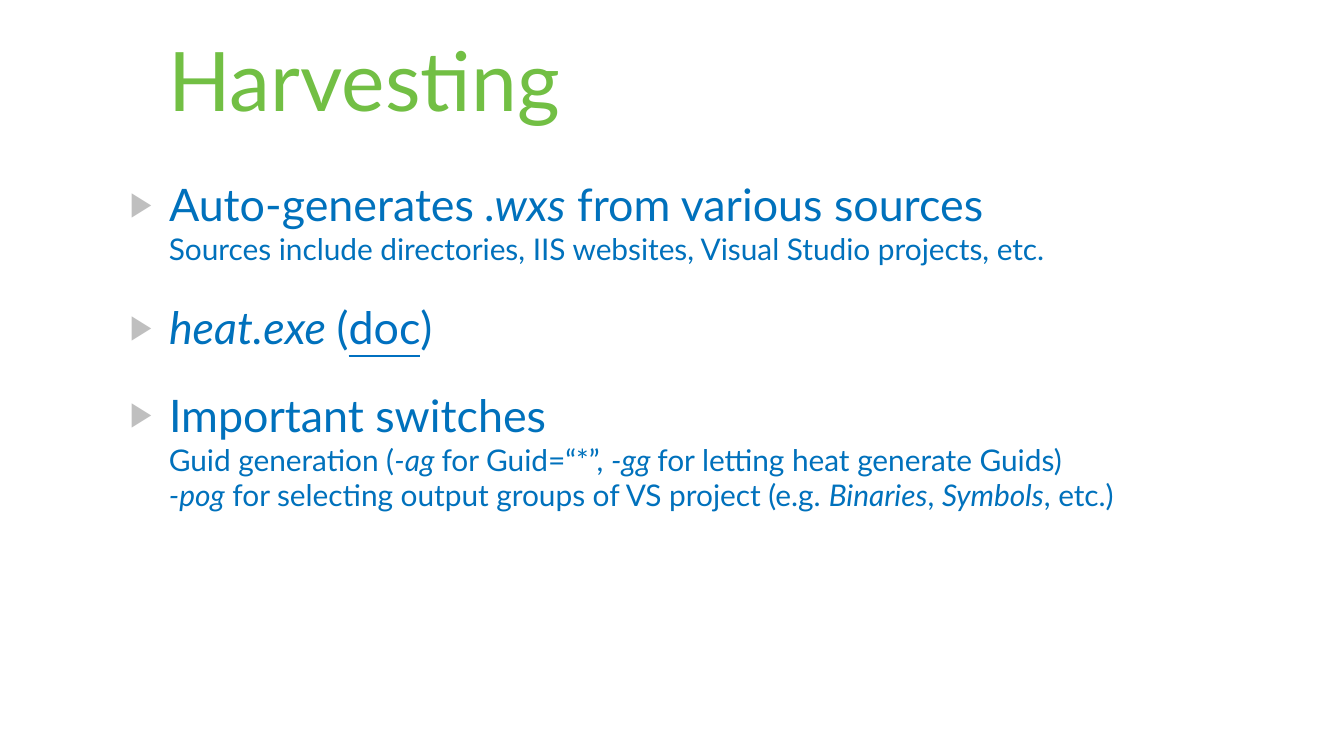
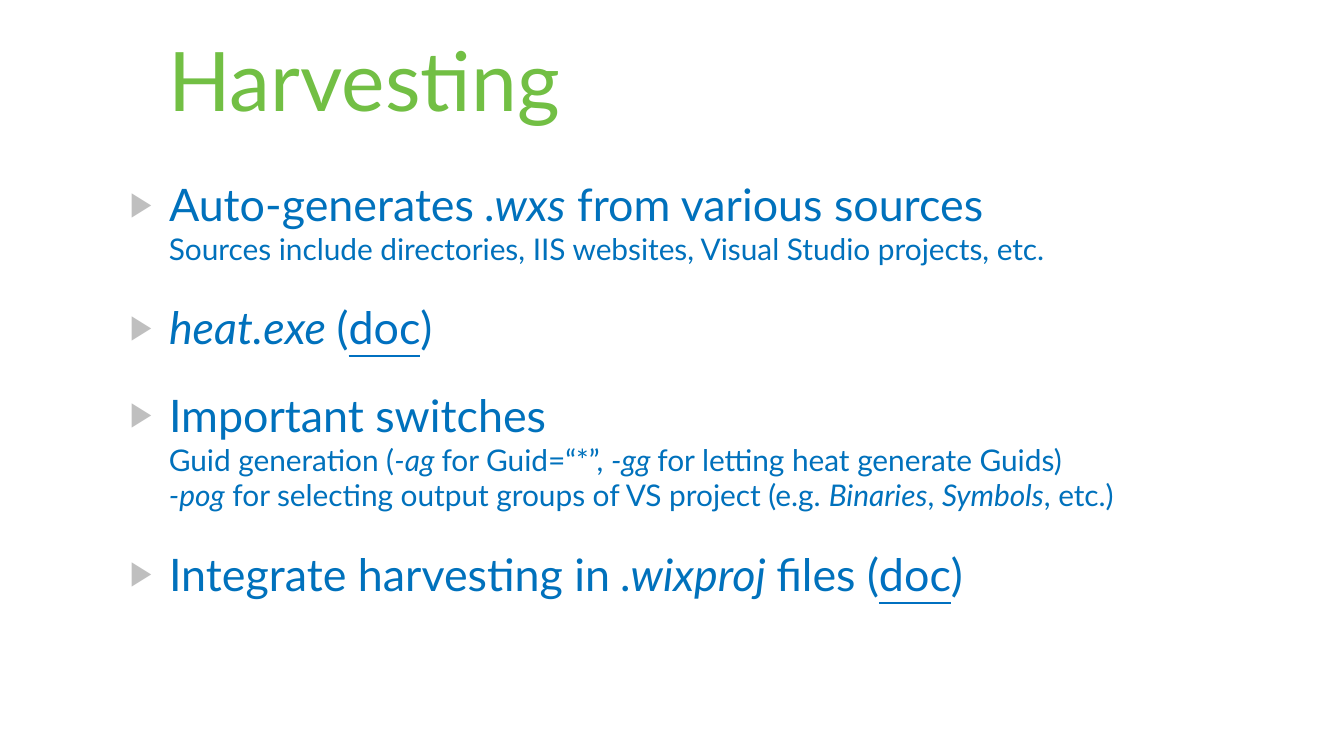
Before and after one commit to rstropek/Samples, a slide deck: slide 48 of WiXSamples/Slides/WiX - Installer Framework.pptx. Drawn at 1344x756 pixels with LibreOffice and Linux fonts; fonts in the diff are those of the drawing. Boxes give left, top, right and bottom in pixels: in the first picture for what was removed or moved away, otherwise in the second. Text is boxed around its words. In the diff, an @@ line names an element or a change of style, - is before the commit and + after.

```diff
--- a/WiXSamples/Slides/WiX - Installer Framework.pptx
+++ b/WiXSamples/Slides/WiX - Installer Framework.pptx
@@ text at (169, 556, 963, 600): paragraph added @@
+▶ Integrate harvesting in .wixproj files (doc)
```
Also in this commit, not shown: 3 other slides changed, 2 slides added.
